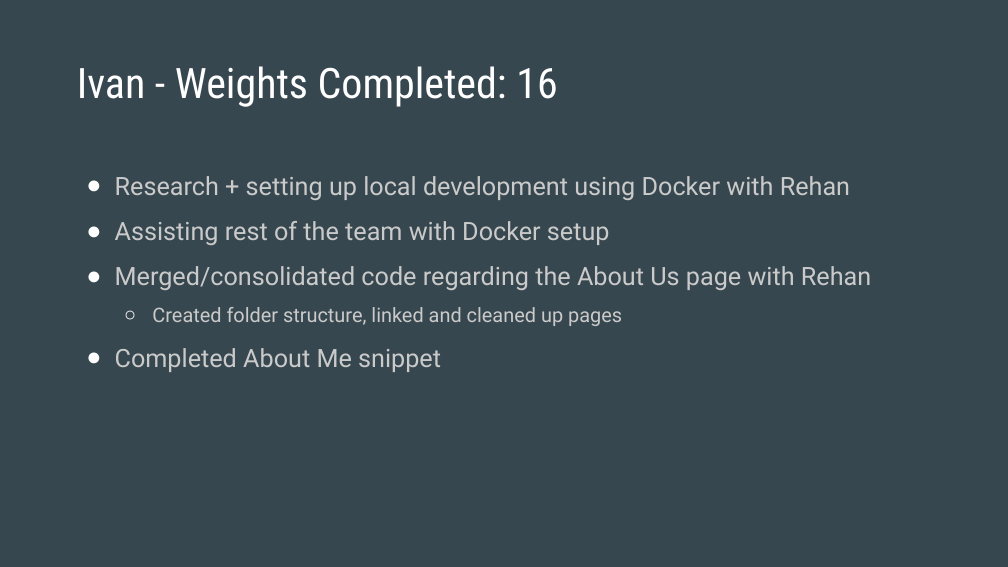
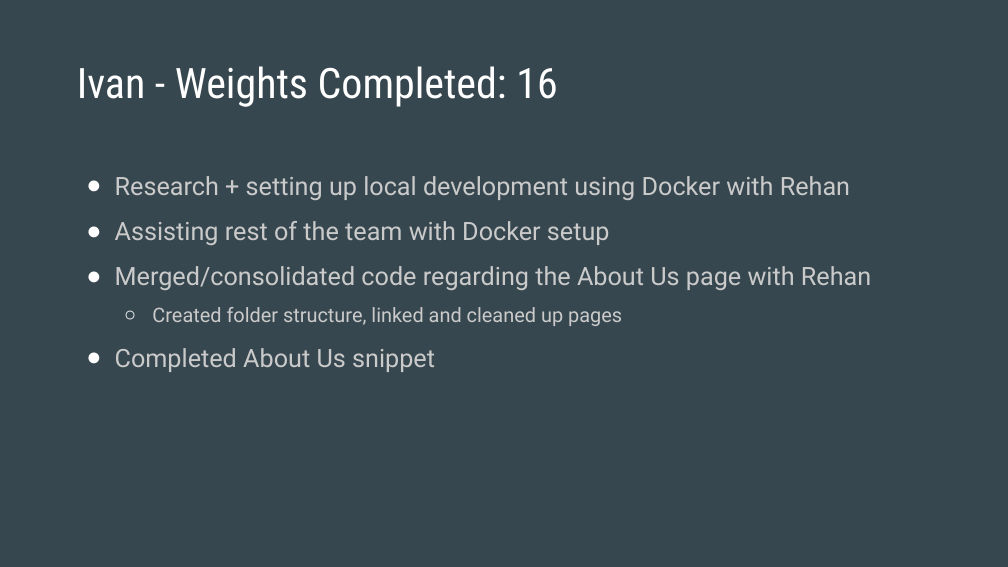
Before and after one commit to rehan-code/Game-Library-Web-App, a slide deck: slide 7 of CIS4250_Retrospective.pptx. Drawn at 1008x567 pixels with LibreOffice and Linux fonts; fonts in the diff are those of the drawing. Boxes give left, top, right and bottom in pixels: in the first picture for what was removed or moved away, otherwise in the second. Text is boxed around its words. In the diff, an @@ line names an element or a change of style, - is before the commit and + after.

```diff
--- a/CIS4250_Retrospective.pptx
+++ b/CIS4250_Retrospective.pptx
@@ text at (115, 348, 435, 372): text changed @@
-● Completed About Me snippet
+● Completed About Us snippet
```
Also in this commit, not shown: 6 other slides changed.
